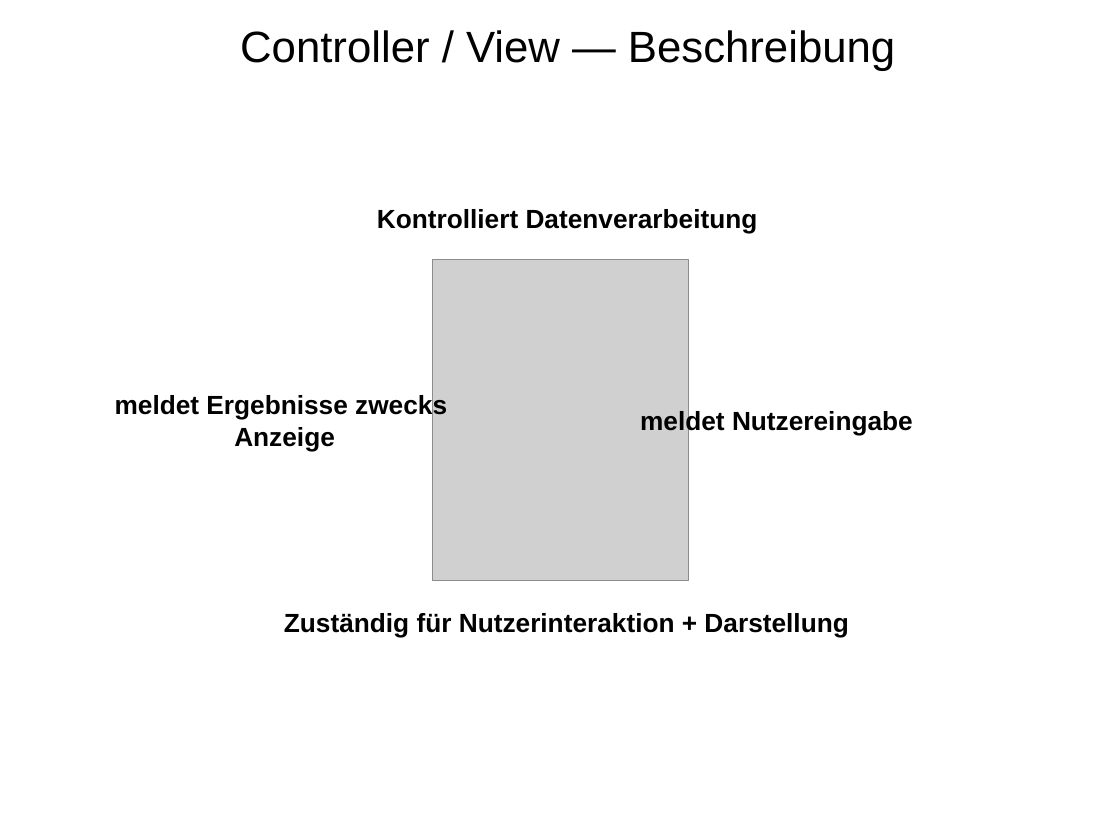
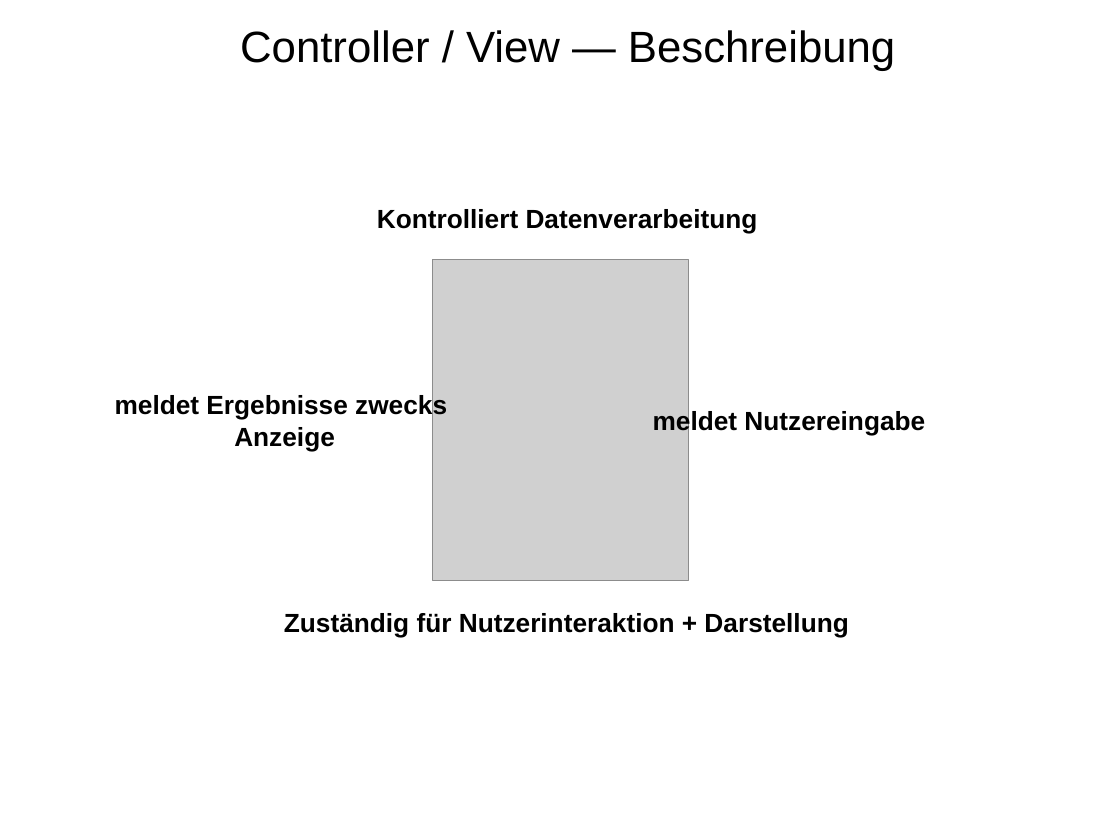
Before and after one commit to bernihoh/PSE, a slide deck: slide 11 of Entwurf/presentation.pptx (slide 10 before the commit). Drawn at 1120x840 pixels with LibreOffice and Linux fonts; fonts in the diff are those of the drawing; grey boxes stand for pictures. Boxes give left, top, right and bottom in pixels: in the first picture for what was removed or moved away, otherwise in the second. Text is boxed around its words. In the diff, an @@ line names an element or a change of style, - is before the commit and + after.

```diff
--- a/Entwurf/presentation.pptx
+++ b/Entwurf/presentation.pptx
@@ text "meldet Nutzereingabe" moved from (x1=640, y1=409, x2=913, y2=436) to (x1=653, y1=409, x2=925, y2=436) @@
```
Also in this commit, not shown: 7 other slides changed, 16 slides added, 2 slides removed, 2 other files.
